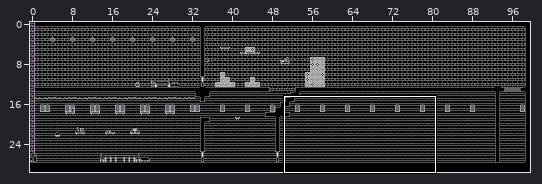
Tiled map -- assets/levels/level_1.tmx. Above: a wide view before the commit, with the close-up outlined.
Close-up. Before the commit:
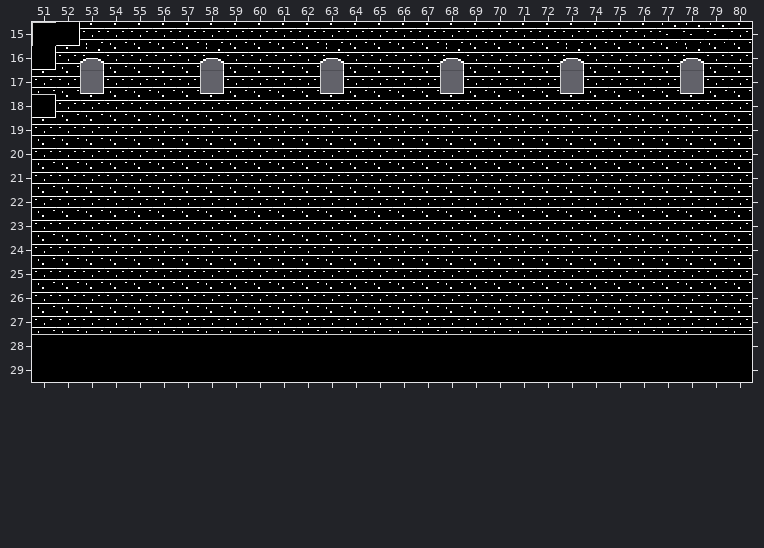
Cells are 16x16 px. Shown: x 51..80, y 15..29. The commit also changed other parts of the map, which this record leaves out.
The result:
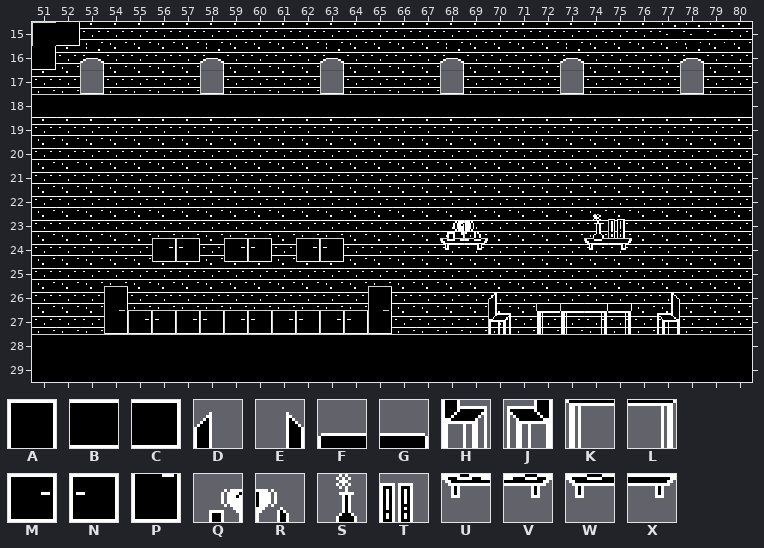
Key: from "tileset": A 48, B 50, C 51, D 96, E 97, F 98, G 99, H 112, J 113, K 114, L 115, M 121, N 122, P 123, Q 146, R 147, S 148, T 149, U 162, V 163, W 164, X 165.
_ is an empty cell.
Tiles replaced or removed in this view: C.
What changed:
Changed rows in their new state; . is an unchanged cell.
Layer "Ground":
first column x 51:
18 BBBBBBBBBBBBBBBBBBBBBBBBBBBBBB
first column x 54:
23 ..............QR....ST..
24 ..MN.MN.MN....UV....WX..
26 A..........A....D.FFGG.E
27 PMNMNMNMNMNP....H.KKLL.J
